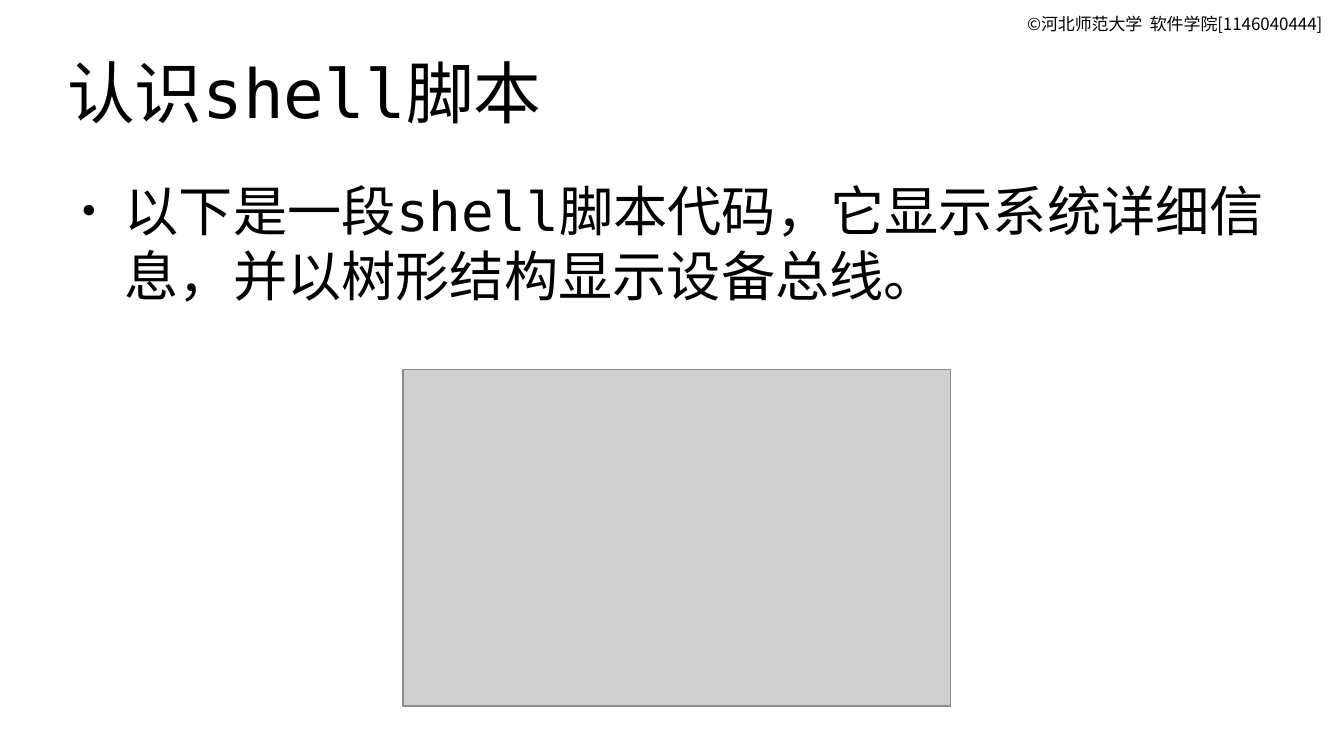
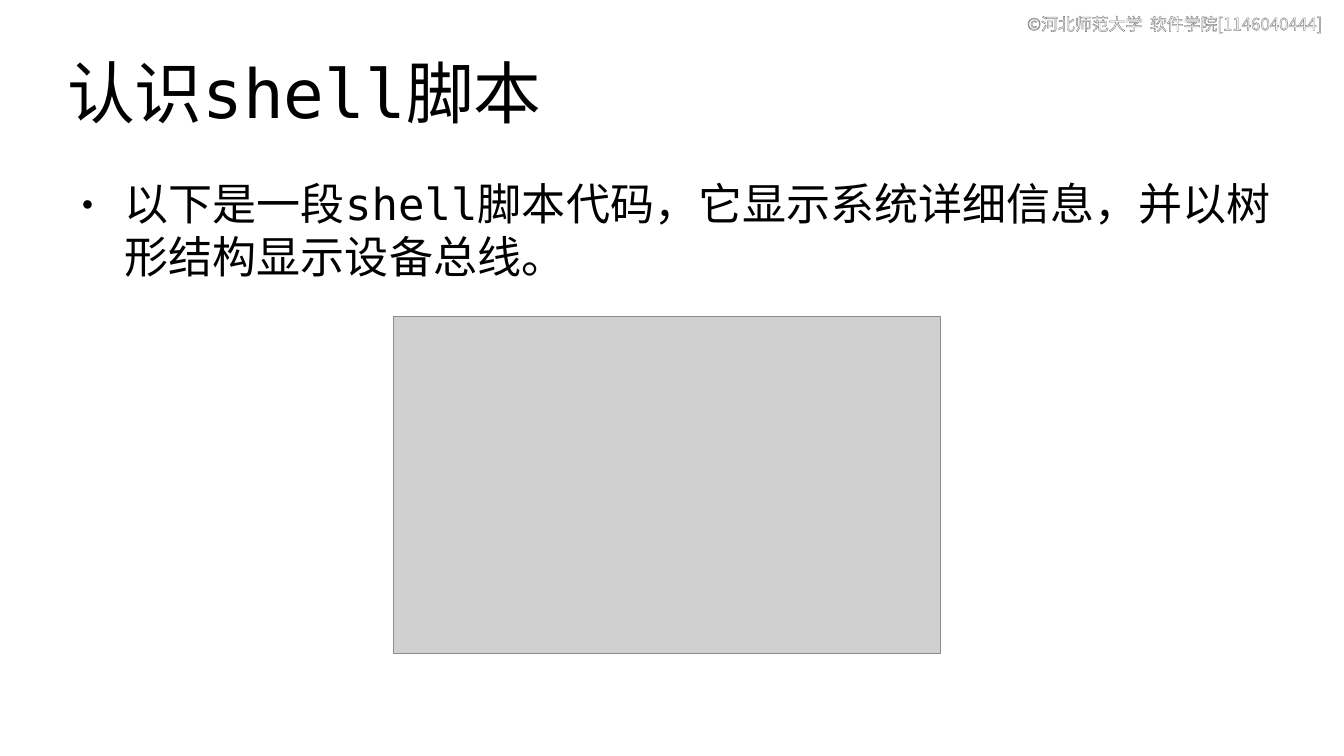
Before and after one commit to master-genius/linux-system, a slide deck: slide 6 of materials/slides/ch11-shell-script.odp (slide 5 before the commit). Drawn at 1344x756 pixels with LibreOffice and Linux fonts; fonts in the diff are those of the drawing; grey boxes stand for pictures. Boxes give left, top, right and bottom in pixels: in the first picture for what was removed or moved away, otherwise in the second. Text is boxed around its words. In the diff, an @@ line names an element or a change of style, - is before the commit and + after.

```diff
--- a/materials/slides/ch11-shell-script.odp
+++ b/materials/slides/ch11-shell-script.odp
@@ text "©河北师范大学 软件学院[1146040444]" at (x1=1027, y1=16, x2=1322, y2=34): text colour #000000 to #FFFFFF, letter outline none to #808080 0.75 pt @@
@@ text "以下是一段shell脚本代码，它显示系统详细信息，并以树形结构显示设备总线。" at (x1=125, y1=182, x2=1271, y2=277): size 32 to 26 pt @@
@@ picture moved from (x1=404, y1=370, x2=951, y2=706) to (x1=394, y1=317, x2=942, y2=654) @@
```
Also in this commit, not shown: 18 other slides changed, 16 slides added, 3 other files.
